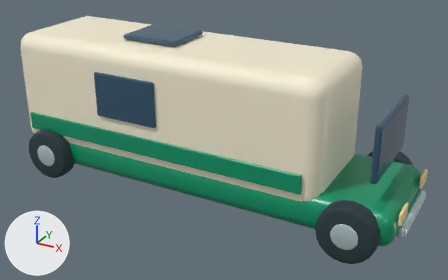
The glTF model public/models/camper.glb: old version first, new version second.
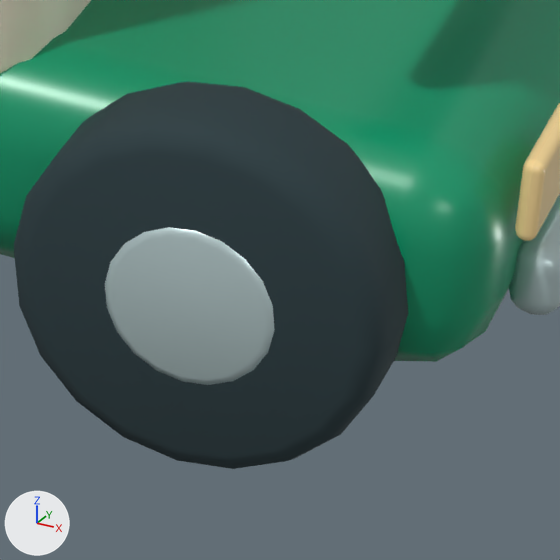
The first picture shows the older version from a 50 mm lens placed at (2.04, -3.56, 2.18), pointed at (0.1, -0.03, 0.41). The close-ups show the older and then the newer version on the part from 70% to 90% of the width and 67% to 100% of the height of that picture. Only the edits that show in the close-ups are written down. Arrows for +X, +Y and +Z are at lower left; the lights stay in place. Where no turn or scale is listed for an object, it has been applied to the vertices. Vertices at exactly the same position are counted once.

Objects in the first close-up: 'Headlamp.007', 'Paint camper', 'Tyre rubber.007', 'Warm white trim.002', 'Wheel hubs.007'.
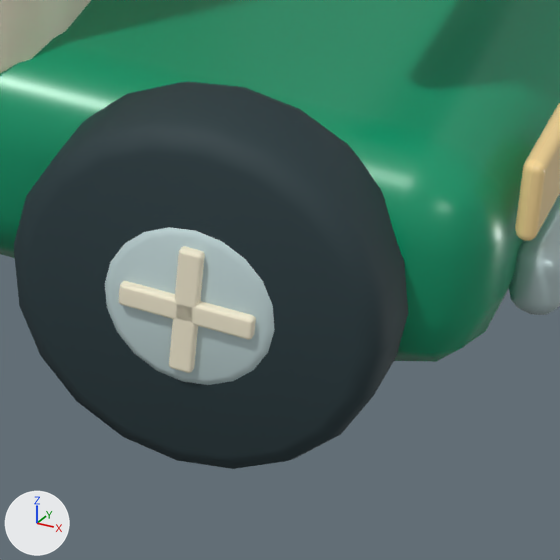
Where the newer file only moved an object's origin or applied its transform, the numbers keep the older frame.

The change, as a list of edits to the scene's bpy script:
```text
Add mat_rolling_wheels:
    mat_rolling_wheels = bpy.data.materials.new('Rolling wheels')
    mat_rolling_wheels.use_nodes = True; mat_rolling_wheels.node_tree.nodes.clear()
    _N = mat_rolling_wheels.node_tree.nodes; _L = mat_rolling_wheels.node_tree.links
    n0 = _N.new('ShaderNodeBsdfPrincipled'); n0.name = 'Principled BSDF'
    n0.inputs[1].default_value = 0.05  # 'Metallic'
    n0.inputs[2].default_value = 0.72  # 'Roughness'
    n1 = _N.new('ShaderNodeOutputMaterial'); n1.name = 'Material Output'
    n2 = _N.new('ShaderNodeVertexColor'); n2.name = 'Color Attribute'
    _L.new(n0.outputs[0], n1.inputs[0])  # 'BSDF' to 'Surface'
    _L.new(n2.outputs[0], n0.inputs[0])  # 'Color' to 'Base Color'
Change me_cylinder_057:
    used by ob_tyre_rubber_007; location = (-1.17, -0.43, 0.19)
    remove me_cylinder_057.from_pydata(...)  # 480 vertices, 944 faces; spans x -0.19..2.52, y -0.07..0.93, z -0.19..0.19
    remove me_cylinder_057.materials.append(mat_tyre_rubber)  # dark cyan #273b40
    add me_cylinder_057.from_pydata(...)  # 1648 vertices, 3232 faces; spans x -0.19..2.52, y -0.08..0.94, z -0.19..0.19
    me_cylinder_057 part 1: 292 vertices added at x 2.24..2.42, y -0.08..-0.04, z -0.09..0.09
    other edits to the shape of me_cylinder_057 do not show in these pictures
    add me_cylinder_057.materials.append(mat_rolling_wheels)
Change me_cylinder_058:
    used by ob_wheel_hubs_007; location = (-1.17, -0.486, 0.19)
    remove me_cylinder_058.from_pydata(...)  # 496 vertices, 972 faces; spans x -0.09..2.64, y -0.01..0.98, z -0.09..0.09
    add me_cylinder_058.from_pydata(...)  # 96 vertices, 188 faces; spans x 2.58..2.64, y 0.2..0.77, z -0.05..0.03
    me_cylinder_058 part 2: the loose piece of 100 vertices spanning x 2.24..2.42, y -0.01..0.01, z -0.09..0.09 is deleted
    other edits to the shape of me_cylinder_058 do not show in these pictures
```

Location of each change, [x1, y1, x2, y2] in pixels of the close-ups (560 x 560 px):
part 1 of me_cylinder_057, added
    after: [105, 227, 275, 385]
part 2 of me_cylinder_058, deleted (pale blue)
    before: [105, 227, 275, 385]
